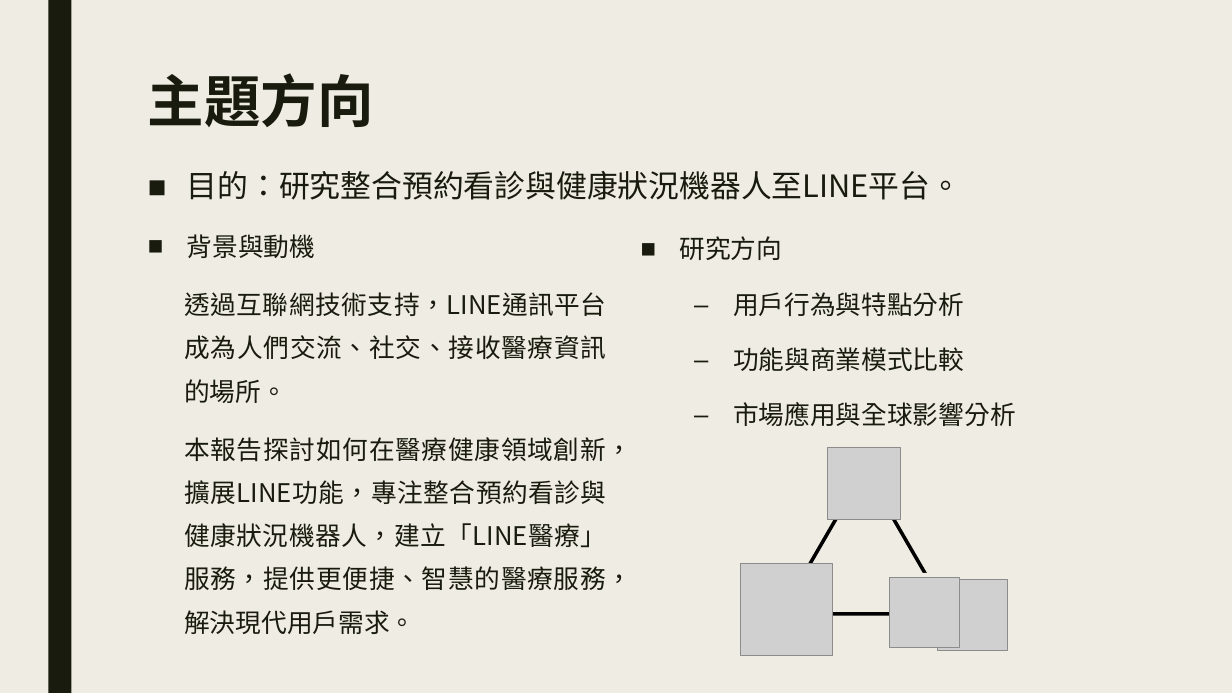
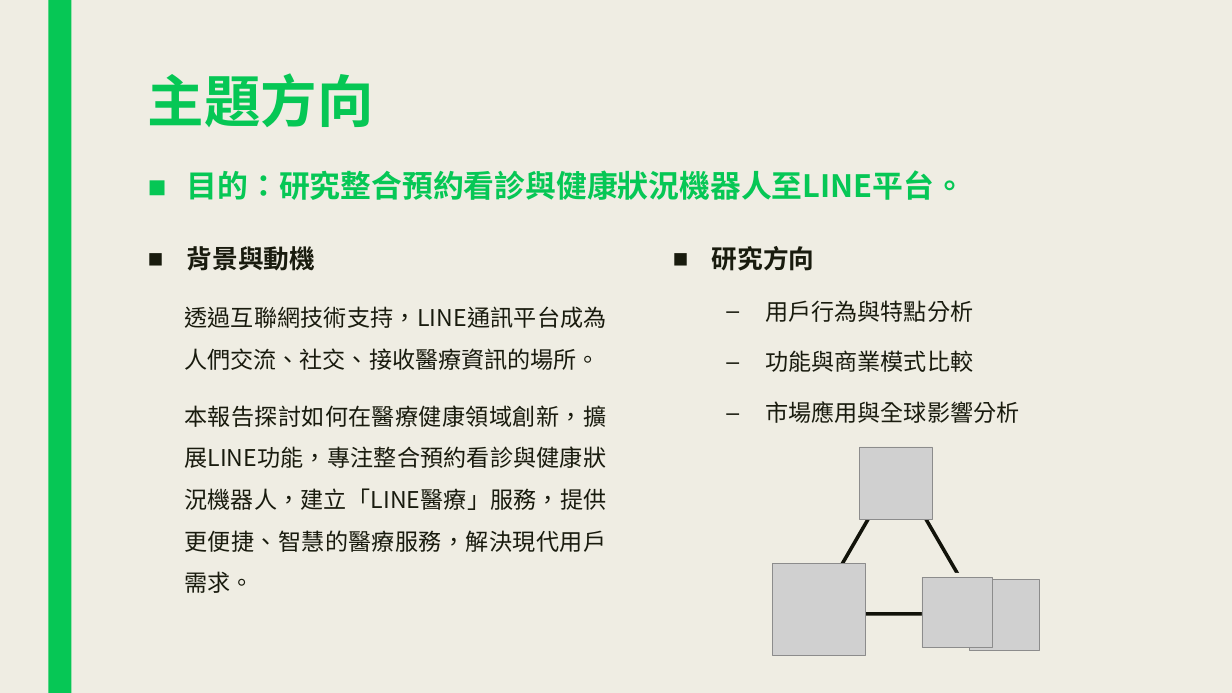
Before and after one commit to plum0411/e-commerce, a slide deck: slide 3 of LINE在電商領域能提出之新功能.pptx. Drawn at 1232x693 pixels with LibreOffice and Linux fonts; fonts in the diff are those of the drawing; grey boxes stand for pictures. Boxes give left, top, right and bottom in pixels: in the first picture for what was removed or moved away, otherwise in the second. Text is boxed around its words. In the diff, an @@ line names an element or a change of style, - is before the commit and + after.

```diff
--- a/LINE在電商領域能提出之新功能.pptx
+++ b/LINE在電商領域能提出之新功能.pptx
@@ rectangle at (x1=48, y1=0, x2=71, y2=693): fill #191B0E to #06C755 @@
@@ title "主題方向" at (x1=148, y1=73, x2=374, y2=127): text colour #191B0E to #06C755 @@
@@ text "目的：研究整合預約看診與健康狀況機器人至LINE平台。" at (x1=187, y1=170, x2=965, y2=200): text colour #191B0E to #06C755, bold on @@
@@ text "背景與動機" moved from (x1=184, y1=234, x2=632, y2=634) to (x1=184, y1=246, x2=606, y2=593) @@
@@ text "背景與動機" at (x1=184, y1=246, x2=606, y2=593): bold on in "背景與動機"; size 20 to 18 pt; line spacing 0.84 to 0.94; line spacing 1.4 to 1.5 @@
@@ text "研究方向" moved from (x1=679, y1=236, x2=1016, y2=426) to (x1=712, y1=246, x2=1019, y2=423) @@
@@ text "研究方向" at (x1=712, y1=246, x2=1019, y2=423): bold on in "研究方向"; size 20 to 18 pt in "用戶行為與特點分析", "功能與商業模式比較", "市場應用與全球影響分析" @@
@@ triangle at (x1=813, y1=470, x2=981, y2=614): outline #000000 2.75 pt to #12140A 2.75 pt @@
@@ 3 pictures, 1 ellipse, 1 triangle moved together from (x1=741, y1=447, x2=960, y2=656) to (x1=773, y1=447, x2=993, y2=656) @@
@@ ellipse moved from (x1=776, y1=573, x2=833, y2=629) to (x1=809, y1=573, x2=865, y2=629) @@
@@ picture moved from (x1=937, y1=580, x2=1007, y2=651) to (x1=970, y1=580, x2=1040, y2=651) @@
```
Also in this commit, not shown: 22 other slides changed, 5 slides added, 2 other files.
